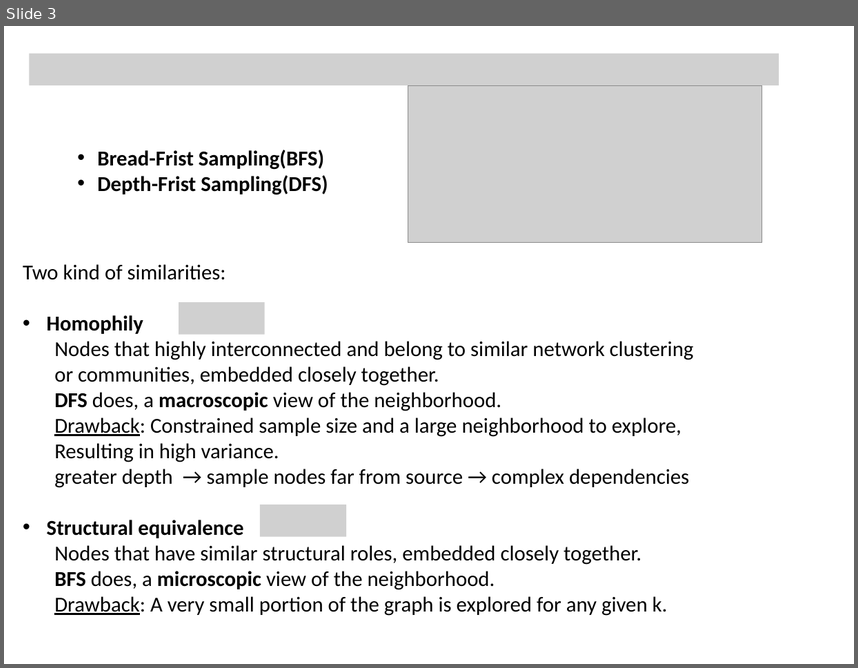
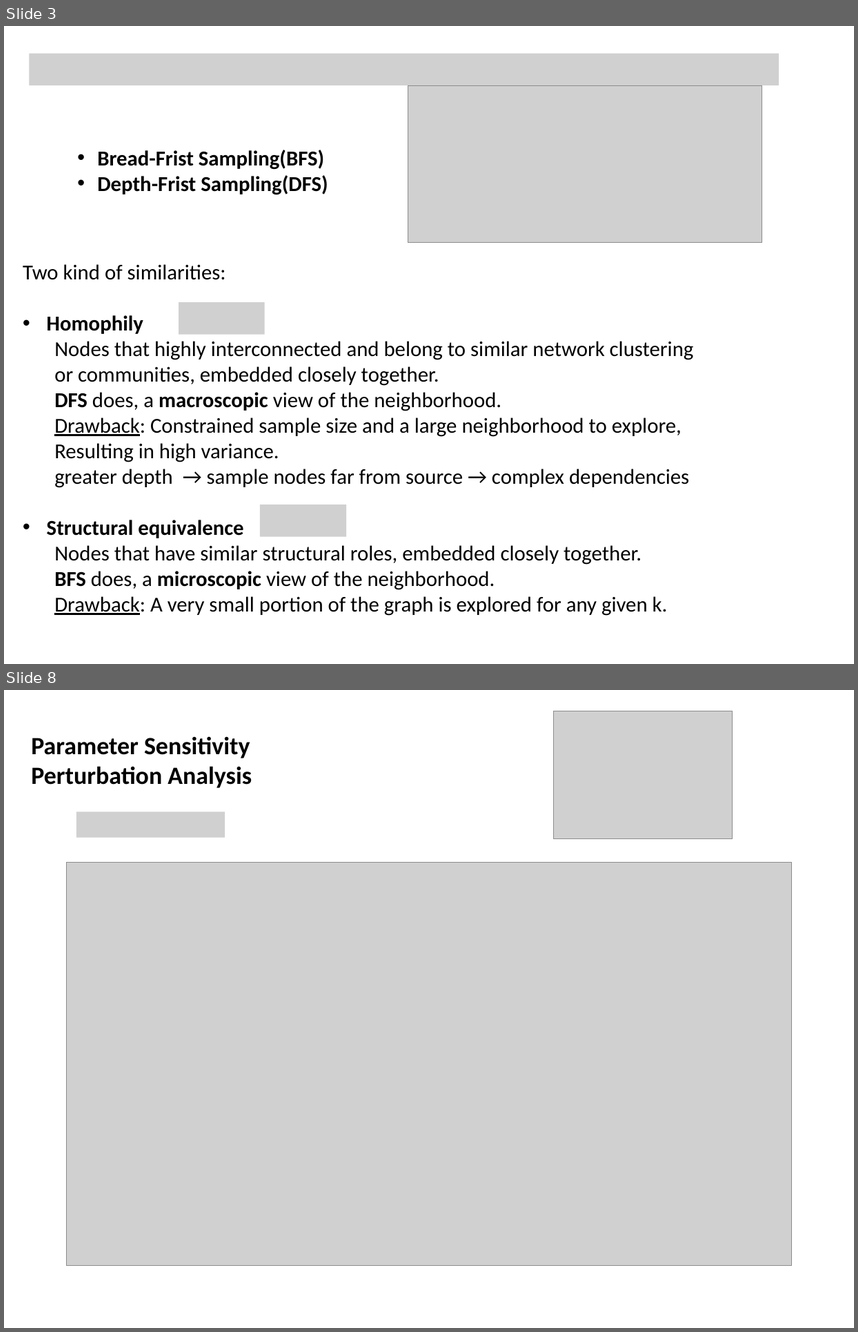
Before and after one commit to Tigerrr07/GNN-tiger, a slide deck: 2_node2vec/node2vec.pptx. Shown one above the other, each under a label of ours: slide 3 before the commit, slides 3 and 8 after it; the slides between them are not shown. The pictures are 858x668 and 858x1332 pixels, drawn with LibreOffice and Linux fonts; fonts in the diff are those of the drawing; grey boxes stand for pictures. Boxes give left, top, right and bottom in pixels: in the first picture for what was removed or moved away, otherwise in the second. Text is boxed around its words. In the diff, an @@ line names an element or a change of style, - is before the commit and + after.

```diff
--- a/2_node2vec/node2vec.pptx
+++ b/2_node2vec/node2vec.pptx
@@ slide 8 added at (x1=4, y1=690, x2=854, y2=1328), background #FFFFFF @@
@@ picture added at (x1=554, y1=711, x2=732, y2=838) @@
@@ text added at (x1=31, y1=736, x2=252, y2=788), 28 pt, text #000000, bold @@
+Parameter Sensitivity
+Perturbation Analysis
@@ picture added at (x1=76, y1=812, x2=225, y2=837) @@
@@ picture added at (x1=66, y1=862, x2=791, y2=1265) @@
```
Also in this commit, not shown: 1 slide changed, 4 other slides added, 1 other file.
